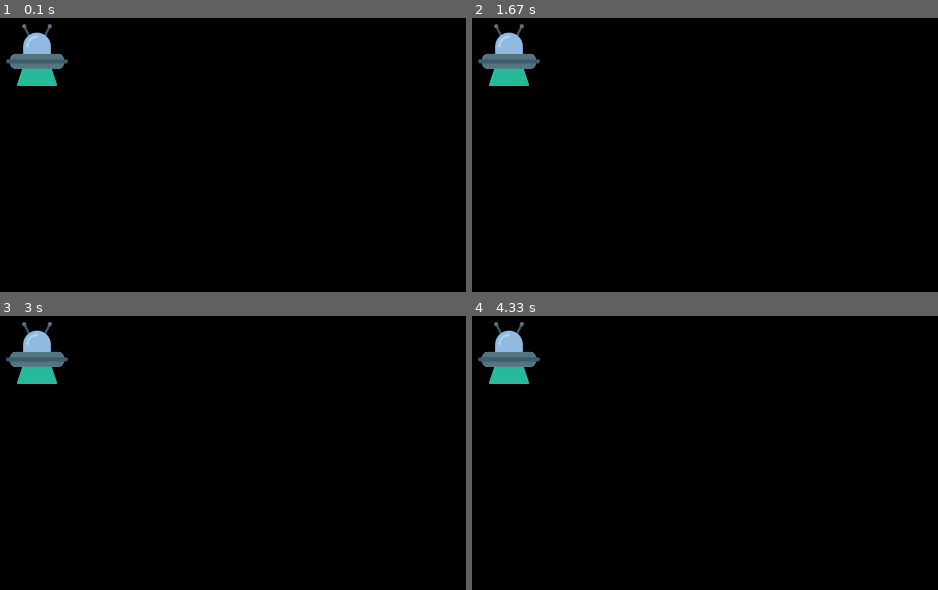
Above: before the commit, frames 1-4 (two rows, left to right).
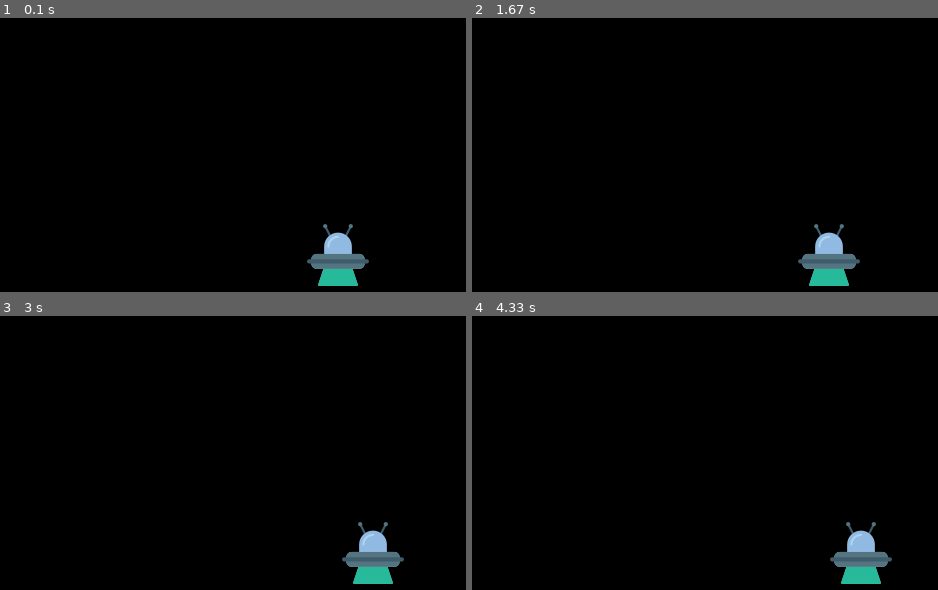
Above: after the commit, the same moments.

Repository: arquidev8/tutorialPygame
Game: pygame game, started from main.py
Two runs of this game, one before a commit and one after it. Both use one fixed random seed, a clock stepped at 60 frames per second and the inputs below.
Inputs:
- Up to frame 1 (0.1 s): no input
- Up to frame 2 (1.67 s): no input
- Up to frame 3 (3 s): no input
- Up to frame 4 (4.33 s): no input

The runs differ from the first frame. In frame 1, 3.2% of the frame differs, in the area x 1-80%, y 2-98%; in frame 2, 3.2%; in frame 3, 3.2%; in frame 4, 3.2%.

Commit message:
start keyboard

Diff:
--- a/main.py
+++ b/main.py
@@ -11,25 +11,24 @@
 pygame.display.set_icon(icon)
 
 #player
+playerImg = pygame.image.load('spaceship.png')
+playerX = 400
+playerY = 300
 
-playerImg = pygame.image.load('spaceship.png')
-playerX = 100
-playerY = 100
-
-def player():
-    screen.blit(playerImg, (playerX, playerY))
+def player(x, y):
+    screen.blit(playerImg, (x, y))
 
 #Game loop
 running = True
 while running:
 
     screen.fill((0, 0, 0))
+    playerX += 0.2
+    print(playerX)
 
     for event in pygame.event.get():
         if event.type == pygame.QUIT:
             running = False
 
-
-
-    player()
+    player(playerX, playerY)
     pygame.display.update()
